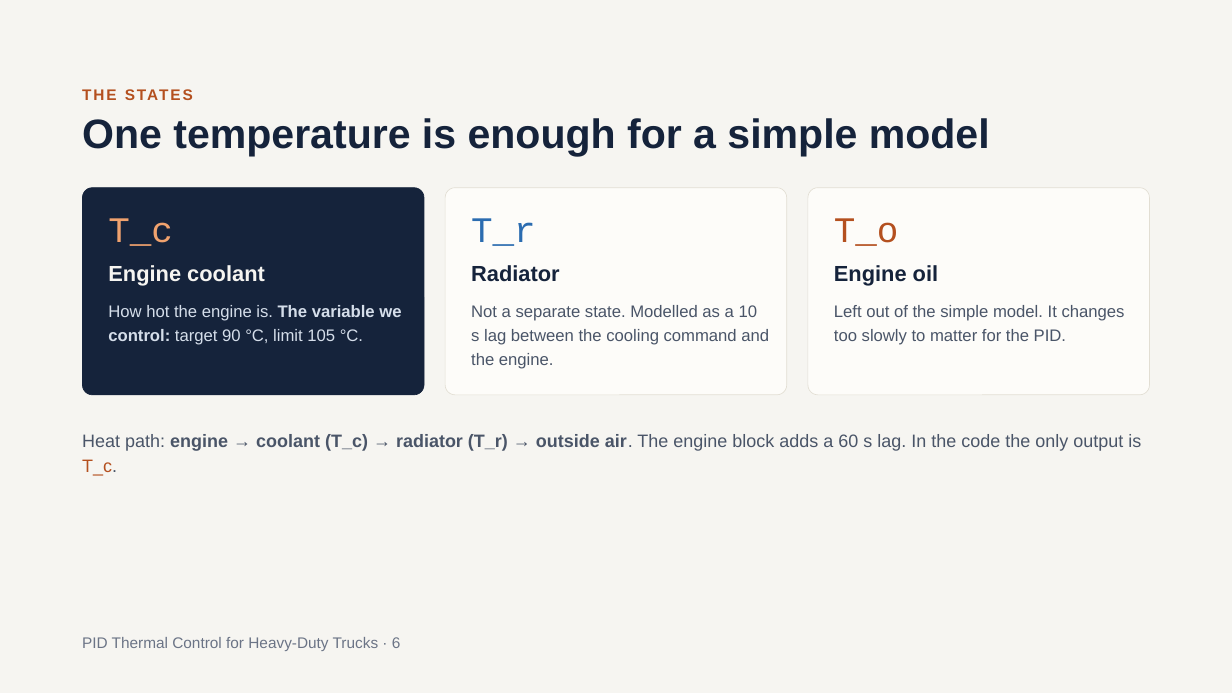
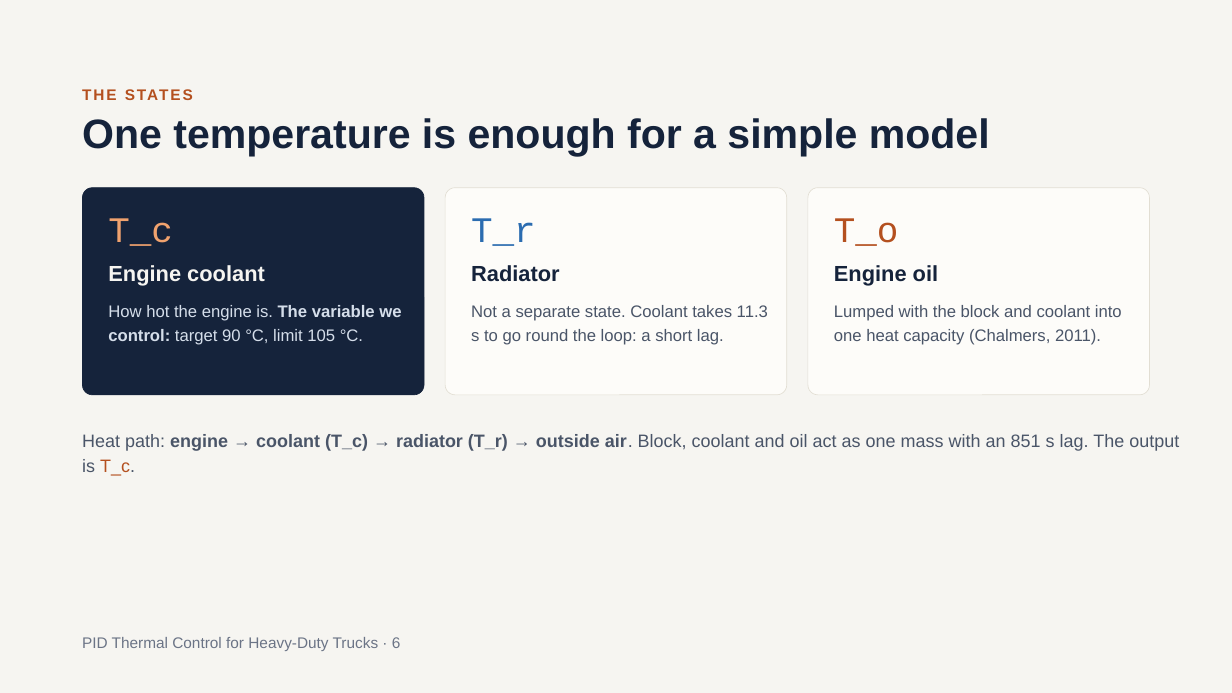
Before and after one commit to SushanthBibi/PID-Cooling-matlab, a slide deck: slide 6 of PID_Thermal_Control_for_Heavy-Duty_Trucks_v2.pptx. Drawn at 1232x693 pixels with LibreOffice and Linux fonts; fonts in the diff are those of the drawing. Boxes give left, top, right and bottom in pixels: in the first picture for what was removed or moved away, otherwise in the second. Text is boxed around its words. In the diff, an @@ line names an element or a change of style, - is before the commit and + after.

```diff
--- a/PID_Thermal_Control_for_Heavy-Duty_Trucks_v2.pptx
+++ b/PID_Thermal_Control_for_Heavy-Duty_Trucks_v2.pptx
@@ text at <box>471,305,768,345</box>: text changed @@
-Not a separate state. Modelled as a 10 s lag between the cooling command and the engine.
+Not a separate state. Coolant takes 11.3 s to go round the loop: a short lag.
@@ text at <box>834,305,1122,345</box>: text changed @@
-Left out of the simple model. It changes too slowly to matter for the PID.
+Lumped with the block and coolant into one heat capacity (Chalmers, 2011).
@@ text at <box>82,434,1179,476</box>: text changed @@
-Heat path: engine → coolant (T_c) → radiator (T_r) → outside air. The engine block adds a 60 s lag. In the code the only output is T_c.
+Heat path: engine → coolant (T_c) → radiator (T_r) → outside air. Block, coolant and oil act as one mass with an 851 s lag. The output is T_c.
```
Also in this commit, not shown: 8 other slides changed.
